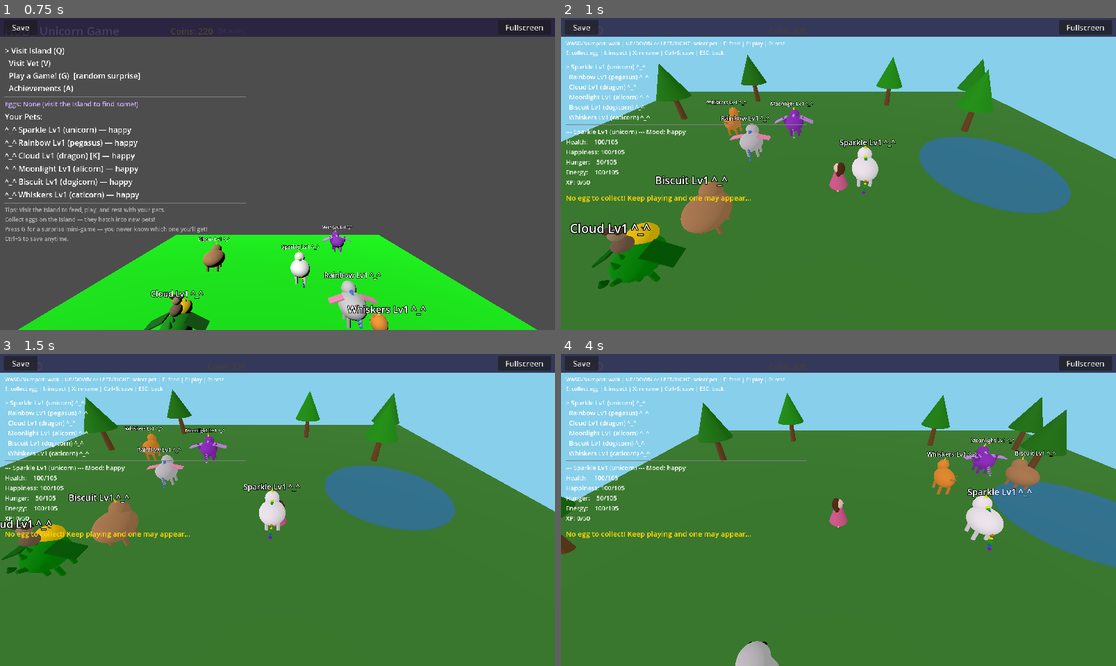
Above: before the commit, frames 1-4 (two rows, left to right).
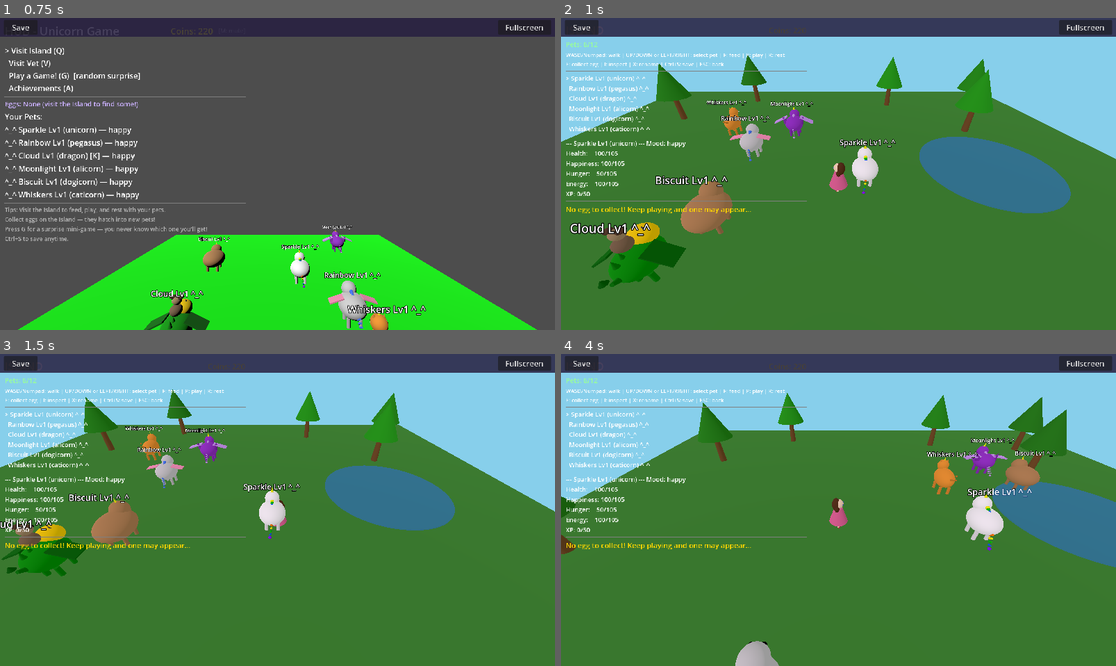
Above: after the commit, the same moments.

Repository: cooneycw/unicorn-game
Game: Godot game, scene res://scenes/Main.tscn
Two runs of this game, one before a commit and one after it. Both use one fixed random seed, a clock stepped at 60 frames per second and the inputs below.
Inputs:
- Up to frame 1 (0.75 s): tap Enter at 0.5 s; hold D from 0.53 s (still down); tap B at 0.6 s
- Up to frame 2 (1 s): keep holding D; tap Space at 0.77 s; tap E at 0.8 s
- Up to frame 3 (1.5 s): tap Space at 1.07 s; release D at 1.28 s; hold S from 1.28 s (still down); tap E at 1.35 s
- Up to frame 4 (4 s): tap Space at 1.52, 1.82, 2.75, 3.02, 3.32, 3.77 s; tap B at 1.55, 2.1, 3.05 s; release S at 2.03 s; hold D 2.03-2.78 s; tap E at 2.3, 3.8 s; hold W 2.78-3.53 s; tap M at 2.85 s; hold A from 3.53 s (still down); hold Ctrl from 3.53 s (still down)

Frame 1 is identical in both runs. In frame 2, 3.0% of the frame differs, in the area x 0-45%, y 7-63%; in frame 3, 3.0%; in frame 4, 3.0%.

Commit message:
feat(population): add PetPopulationManager with lifecycle states and soft cap (Closes #25)
Implement centralized pet lifecycle management to prevent unbounded population growth:
- Add PetPopulationManager autoload with lifecycle states (ACTIVE, ON_JOURNEY, ADOPTED, RETIRED, AT_ACADEMY)
- Dynamic egg spawn interval: 7min base + 45s per active pet (5min floor, 20min ceiling)
- Soft cap at 12 active pets with color-coded UI indicator on Island
- Add "status" field to pet data model; old saves migrate cleanly (default ACTIVE)
- Bump save format to v4; CSV export includes status field
- Island only spawns ACTIVE pets; Hub shows non-active pet summary count
- Remove dead EggManager singleton (was unused)

Co-Authored-By: Claude Opus 4.6 <noreply@anthropic.com>

Diff:
--- a/project.godot
+++ b/project.godot
@@ -19,6 +19,7 @@
 GameManager="*res://scenes/GameManager.tscn"
 AudioManager="*res://scenes/AudioManager.tscn"
 TaskBar="*res://scenes/TaskBar.tscn"
+PetPopulationManager="*res://scenes/PetPopulationManager.tscn"
 
 [debug]
 
--- a/scenes/EggManager.tscn
+++ /dev/null
@@ -1,6 +0,0 @@
-[gd_scene load_steps=2 format=3]
-
-[ext_resource type="Script" path="res://scripts/EggManager.gd" id="1"]
-
-[node name="EggManager" type="Node"]
-script = ExtResource("1")
--- /dev/null
+++ b/scenes/PetPopulationManager.tscn
@@ -0,0 +1,6 @@
+[gd_scene load_steps=2 format=3]
+
+[ext_resource type="Script" path="res://scripts/PetPopulationManager.gd" id="1"]
+
+[node name="PetPopulationManager" type="Node"]
+script = ExtResource("1")
--- a/scripts/EggManager.gd
+++ /dev/null
@@ -1,30 +0,0 @@
-extends Node
-
-# Singleton managing egg spawn timing on the island
-# Actual egg visuals are created by Island.gd; this tracks spawn cooldowns
-
-signal egg_spawned  # Island.gd listens to place a visual egg
-
-var _island_play_time: float = 0.0
-var _next_spawn_time: float = 0.0
-var _egg_available_on_island: bool = false
-
-func _ready():
-	_roll_next_spawn_time()
-
-func _roll_next_spawn_time():
-	# 5-10 minutes of active island play
-	_next_spawn_time = _island_play_time + randf_range(300.0, 600.0)
-
-func tick_island_time(delta: float):
-	_island_play_time += delta
-	if not _egg_available_on_island and _island_play_time >= _next_spawn_time:
-		_egg_available_on_island = true
-		egg_spawned.emit()
-
-func egg_collected():
-	_egg_available_on_island = false
-	_roll_next_spawn_time()
-
-func is_egg_available() -> bool:
-	return _egg_available_on_island
--- a/scripts/GameManager.gd
+++ b/scripts/GameManager.gd
@@ -139,6 +139,7 @@
 			"level": int(pet_data.get("level", 1)),
 			"color_variant": int(pet_data.get("color_variant", 0)),
 			"has_koala": bool(pet_data.get("has_koala", false)),
+			"status": int(pet_data.get("status", 0)),  # default ACTIVE for old saves
 		}
 
 	# Restore egg inventory
@@ -312,6 +313,7 @@
 		"level": 1,
 		"color_variant": 0,
 		"has_koala": randf() < 0.2,
+		"status": 0,  # PetPopulationManager.Status.ACTIVE
 	}
 	return pet_id
 
@@ -450,3 +452,10 @@
 
 func get_all_pets():
 	return pets
+
+func get_active_pets() -> Dictionary:
+	var result = {}
+	for pet_id in pets.keys():
+		if pets[pet_id].get("status", 0) == 0:  # ACTIVE
+			result[pet_id] = pets[pet_id]
+	return result
--- a/scripts/Island.gd
+++ b/scripts/Island.gd
@@ -3,6 +3,7 @@
 # Island scene — pet interactions, egg spawning, environment, keyboard controls
 var game_manager
 var audio_manager
+var pop_manager
 var pets_in_scene: Array = []
 var selected_pet_index: int = 0
 var pet_ids: Array = []
@@ -10,6 +11,7 @@
 var _feedback_label: Label
 var _stats_label: Label
 var _coins_label: Label
+var _pop_label: Label
 var _pet_list_label: Label
 var _instructions_label: Label
 var _feedback_timer: float = 0.0
@@ -72,6 +74,7 @@
 func _ready():
 	game_manager = get_tree().root.get_node("GameManager")
 	audio_manager = get_tree().root.get_node_or_null("AudioManager")
+	pop_manager = get_tree().root.get_node_or_null("PetPopulationManager")
 
 	_create_island_environment()
 	_create_trees()
@@ -89,8 +92,11 @@
 		_highlight_selected()
 		_update_stats_display()
 
-	# Randomize first egg spawn (5-10 minutes)
-	_egg_spawn_interval = randf_range(300.0, 600.0)
+	# Dynamic egg spawn interval based on population
+	if pop_manager:
+		_egg_spawn_interval = pop_manager.next_egg_interval()
+	else:
+		_egg_spawn_interval = randf_range(300.0, 600.0)
 
 	# First rain event in 2-5 minutes
 	_next_rain_time = randf_range(120.0, 300.0)
@@ -396,7 +402,7 @@
 	_camera.look_at(_girl.position + Vector3(0, 0.5, 0), Vector3.UP)
 
 func _spawn_all_pets():
-	var all_pets = game_manager.get_all_pets()
+	var all_pets = game_manager.get_active_pets()
 
 	for pet_id in all_pets.keys():
 		var pet_info = all_pets[pet_id]
@@ -548,6 +554,17 @@
 	_coins_label.add_theme_font_size_override("font_size", 16)
 	_coins_label.add_theme_color_override("font_color", Color.YELLOW)
 	title_row.add_child(_coins_label)
+
+	# Population indicator
+	_pop_label = Label.new()
+	_pop_label.add_theme_font_size_override("font_size", 14)
+	if pop_manager:
+		_pop_label.text = pop_manager.get_population_label()
+		_pop_label.add_theme_color_override("font_color", pop_manager.get_population_color())
+	else:
+		_pop_label.text = "Pets: %d" % game_manager.pets.size()
+		_pop_label.add_theme_color_override("font_color", Color(0.6, 1.0, 0.6))
+	vbox.add_child(_pop_label)
 
 	# Instructions — split into two lines so they don't overflow
 	_instructions_label = Label.new()
@@ -807,8 +824,11 @@
 		_egg_node = null
 		_egg_label = null
 
-	# Reset spawn timer for next egg
-	_egg_spawn_interval = randf_range(300.0, 600.0)
+	# Reset spawn timer — dynamic interval based on population
+	if pop_manager:
+		_egg_spawn_interval = pop_manager.next_egg_interval()
+	else:
+		_egg_spawn_interval = randf_range(300.0, 600.0)
 
 	_show_feedback("Egg collected! It will hatch in about 5 minutes.")
 
@@ -820,6 +840,12 @@
 func _on_stat_changed(_pet_id: int, _stat_name: String, _new_value: int):
 	_highlight_selected()
 	_update_stats_display()
+	_update_pop_display()
+
+func _update_pop_display():
+	if pop_manager and _pop_label:
+		_pop_label.text = pop_manager.get_population_label()
+		_pop_label.add_theme_color_override("font_color", pop_manager.get_population_color())
 
 func _on_coins_changed(new_amount: int):
 	_coins_label.text = "Coins: %d" % new_amount
--- a/scripts/Main.gd
+++ b/scripts/Main.gd
@@ -3,6 +3,7 @@
 # Main game scene (Hub) — mood summaries, coins, eggs, achievements
 var game_manager
 var audio_manager
+var pop_manager
 var selected_menu_item = 0
 var menu_count = 4
 
@@ -25,6 +26,7 @@
 func _ready():
 	game_manager = get_tree().root.get_node("GameManager")
 	audio_manager = get_tree().root.get_node_or_null("AudioManager")
+	pop_manager = get_tree().root.get_node_or_null("PetPopulationManager")
 
 	_create_island()
 	_create_ui()
@@ -164,9 +166,14 @@
 	for child in _pets_container.get_children():
 		child.queue_free()
 
+	# Show active pets in hub; non-active pets listed separately
 	var all_pets = game_manager.get_all_pets()
+	var non_active_count = 0
 	for pet_id in all_pets.keys():
 		var info = all_pets[pet_id]
+		if info.get("status", 0) != 0:
+			non_active_count += 1
+			continue
 		var mood = game_manager.get_pet_mood(pet_id)
 		var emoji = game_manager.get_mood_emoji(pet_id)
 		var level = game_manager.get_level(pet_id)
@@ -198,6 +205,14 @@
 			row.add_theme_color_override("font_color", Color(1.0, 0.8, 0.3))
 
 		_pets_container.add_child(row)
+
+	# Show count of pets away (on journey, adopted, etc.)
+	if non_active_count > 0:
+		var away_label = Label.new()
+		away_label.text = "(%d pet%s away on adventures or adopted)" % [non_active_count, "s" if non_active_count != 1 else ""]
+		away_label.add_theme_font_size_override("font_size", 12)
+		away_label.add_theme_color_override("font_color", Color(0.6, 0.7, 0.9))
+		_pets_container.add_child(away_label)
 
 	_update_egg_display()
 
--- /dev/null
+++ b/scripts/PetPopulationManager.gd
@@ -0,0 +1,123 @@
+extends Node
+
+# Centralized pet lifecycle and population management
+# Owns all pet lifecycle transitions and enforces soft population cap
+
+signal pet_hatched(pet_id: int)
+signal pet_adopted(pet_id: int)
+signal pet_sent_adventure(pet_id: int)
+signal pet_graduated(pet_id: int)
+signal population_changed(active_count: int, total_count: int)
+
+enum Status { ACTIVE, ON_JOURNEY, ADOPTED, RETIRED, AT_ACADEMY }
+
+# Soft cap — UI warns, egg rate slows drastically, but player is never forced
+const SOFT_CAP: int = 12
+const WARN_THRESHOLD: int = 10  # start showing "getting crowded" at this count
+
+# Dynamic egg spawn interval parameters
+const BASE_EGG_INTERVAL: float = 420.0    # 7 minutes base
+const PER_PET_FACTOR: float = 45.0        # +45 seconds per active pet
+const MIN_EGG_INTERVAL: float = 300.0     # floor: 5 minutes
+const MAX_EGG_INTERVAL: float = 1200.0    # ceiling: 20 minutes
+
+var game_manager
+
+func _ready():
+	# Deferred so GameManager loads first
+	call_deferred("_connect_game_manager")
+
+func _connect_game_manager():
+	game_manager = get_tree().root.get_node_or_null("GameManager")
+
+func active_pets() -> Dictionary:
+	if game_manager == null:
+		game_manager = get_tree().root.get_node_or_null("GameManager")
+	if game_manager == null:
+		return {}
+
+	var result = {}
+	for pet_id in game_manager.pets.keys():
+		var pet = game_manager.pets[pet_id]
+		if pet.get("status", Status.ACTIVE) == Status.ACTIVE:
+			result[pet_id] = pet
+	return result
+
+func active_pet_count() -> int:
+	return active_pets().size()
+
+func total_pet_count() -> int:
+	if game_manager == null:
+		game_manager = get_tree().root.get_node_or_null("GameManager")
+	if game_manager == null:
+		return 0
+	return game_manager.pets.size()
+
+func is_at_soft_cap() -> bool:
+	return active_pet_count() >= SOFT_CAP
+
+func is_near_cap() -> bool:
+	return active_pet_count() >= WARN_THRESHOLD
+
+func next_egg_interval() -> float:
+	var n = active_pet_count()
+	var interval = BASE_EGG_INTERVAL + n * PER_PET_FACTOR
+	return clampf(interval, MIN_EGG_INTERVAL, MAX_EGG_INTERVAL)
+
+func can_hatch_egg() -> bool:
+	# Allow hatching even above soft cap — the dynamic interval already slows things down.
+	# This keeps the system story-positive: eggs are never "wasted".
+	return true
+
+func get_population_label() -> String:
+	var n = active_pet_count()
+	if n >= SOFT_CAP:
+		return "Island Full (%d/%d)" % [n, SOFT_CAP]
+	elif n >= WARN_THRESHOLD:
+		return "Getting Crowded (%d/%d)" % [n, SOFT_CAP]
+	else:
+		return "Pets: %d/%d" % [n, SOFT_CAP]
+
+func get_population_color() -> Color:
+	var n = active_pet_count()
+	if n >= SOFT_CAP:
+		return Color(1.0, 0.4, 0.4)  # red
+	elif n >= WARN_THRESHOLD:
+		return Color(1.0, 0.8, 0.3)  # amber
+	else:
+		return Color(0.6, 1.0, 0.6)  # green
+
+# --- Lifecycle transitions (stubs for future issues #26, #27, #28) ---
+
+func transition_pet(pet_id: int, new_status: int) -> bool:
+	if game_manager == null:
+		return false
+	if pet_id not in game_manager.pets:
+		return false
+
+	var pet = game_manager.pets[pet_id]
+	var old_status = pet.get("status", Status.ACTIVE)
+	if old_status == new_status:
+		return false
+
+	pet["status"] = new_status
+
+	match new_status:
+		Status.ADOPTED:
+			pet_adopted.emit(pet_id)
+		Status.ON_JOURNEY:
+			pet_sent_adventure.emit(pet_id)
+		Status.AT_ACADEMY:
+			pet_graduated.emit(pet_id)
+
+	population_changed.emit(active_pet_count(), total_pet_count())
+	return true
+
+static func status_name(status: int) -> String:
+	match status:
+		Status.ACTIVE: return "Active"
+		Status.ON_JOURNEY: return "On Journey"
+		Status.ADOPTED: return "Adopted"
+		Status.RETIRED: return "Retired"
+		Status.AT_ACADEMY: return "At Academy"
+		_: return "Unknown"
--- a/scripts/SaveManager.gd
+++ b/scripts/SaveManager.gd
@@ -4,7 +4,7 @@
 
 const SAVE_PATH = "user://save_data.json"
 const CSV_PATH = "user://pets_export.csv"
-const SAVE_VERSION = 3
+const SAVE_VERSION = 4
 const AUTO_SAVE_INTERVAL = 60.0
 
 signal game_saved
@@ -60,12 +60,12 @@
 		return
 
 	# Header
-	file.store_line("pet_id,name,type,level,xp,health,happiness,hunger,energy,color_variant,has_koala")
+	file.store_line("pet_id,name,type,level,xp,health,happiness,hunger,energy,color_variant,has_koala,status")
 
 	# Data rows
 	for pet_id in gm.pets.keys():
 		var p = gm.pets[pet_id]
-		var line = "%d,%s,%s,%d,%d,%d,%d,%d,%d,%d,%s" % [
+		var line = "%d,%s,%s,%d,%d,%d,%d,%d,%d,%d,%s,%d" % [
 			pet_id,
 			str(p["name"]).replace(",", ";"),  # escape commas in names
 			p["type"],
@@ -76,7 +76,8 @@
 			p["hunger"],
 			p["energy"],
 			p["color_variant"],
-			str(p.get("has_koala", false))
+			str(p.get("has_koala", false)),
+			int(p.get("status", 0))
 		]
 		file.store_line(line)
 
@@ -151,7 +152,7 @@
 			continue
 
 		# CSV columns: pet_id(0),name(1),type(2),level(3),xp(4),
-		#   health(5),happiness(6),hunger(7),energy(8),color_variant(9),has_koala(10)
+		#   health(5),happiness(6),hunger(7),energy(8),color_variant(9),has_koala(10),status(11)
 		var pet = {
 			"name": pet_name,
 			"type": pet_type,
@@ -164,6 +165,7 @@
 			"location": "hub",
 			"color_variant": int(cols[9]) if cols.size() > 9 else 0,
 			"has_koala": str(cols[10]).to_lower() == "true" if cols.size() > 10 else false,
+			"status": int(cols[11]) if cols.size() > 11 else 0,
 		}
 
 		imported_pets[pid] = pet
Not shown, changed: CLAUDE.md
